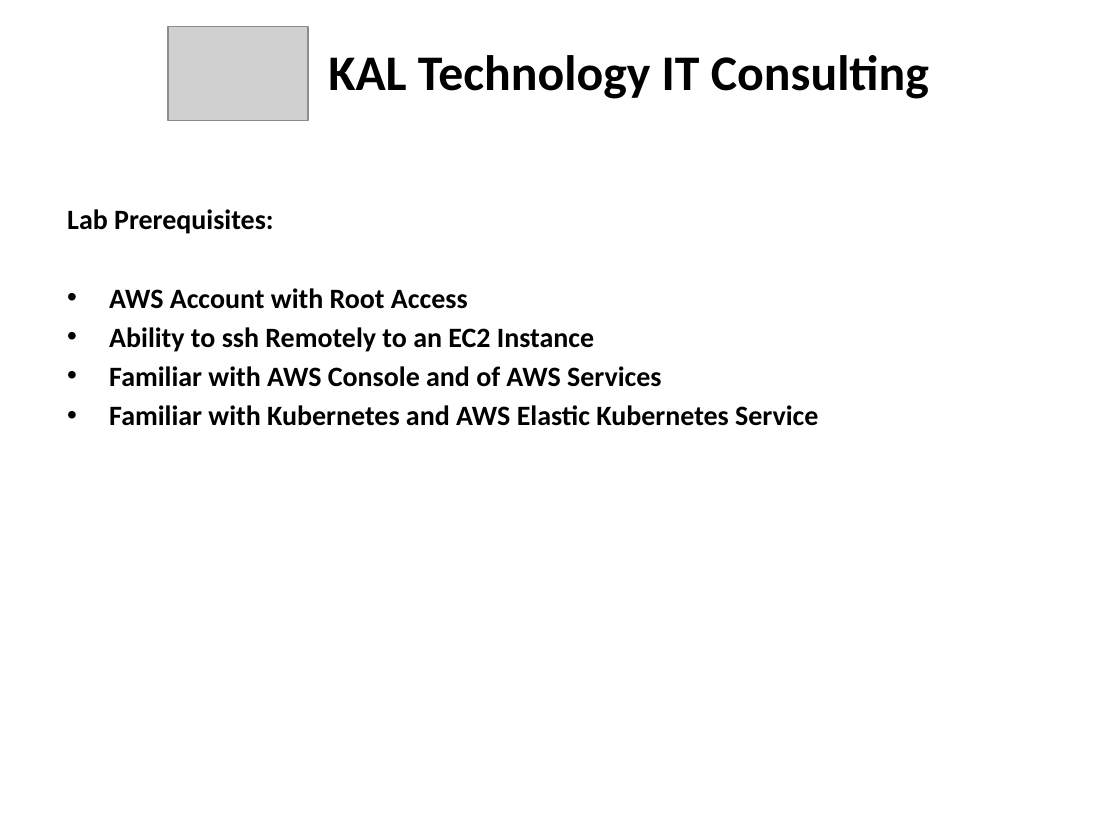
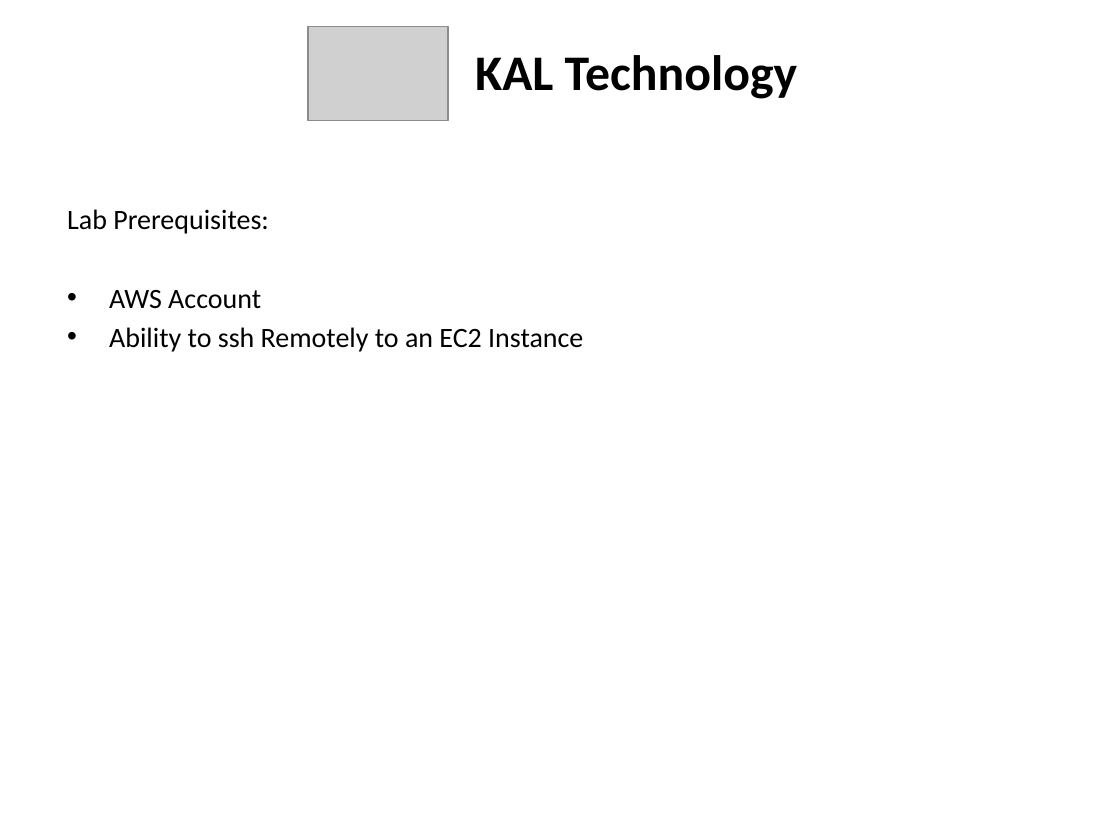
Before and after one commit to kskalvar/aws-eks-kubeflow-quickstart, a slide deck: slide 5 of slides/AWS EKS Kubeflow Quickstart.pptx (slide 2 before the commit). Drawn at 1120x840 pixels with LibreOffice and Linux fonts; fonts in the diff are those of the drawing; grey boxes stand for pictures. Boxes give left, top, right and bottom in pixels: in the first picture for what was removed or moved away, otherwise in the second. Text is boxed around its words. In the diff, an @@ line names an element or a change of style, - is before the commit and + after.

```diff
--- a/slides/AWS EKS Kubeflow Quickstart.pptx
+++ b/slides/AWS EKS Kubeflow Quickstart.pptx
@@ picture: place and size @@
-picture at (168,27,308,120)
+picture at (308,27,448,120)
@@ text at (475,55,798,99): text changed @@
-KAL Technology IT Consulting
+KAL Technology
@@ text at (67,209,583,352): bold off in "Lab Prerequisites:", "Ability to ssh Remotely to an EC2 ..." @@
@@ text at (109,290,261,309): text changed; bold off @@
-• AWS Account with Root Access
+• AWS Account
@@ text at (109,366,818,426): paragraphs removed @@
-• Familiar with AWS Console and of AWS Services
-• Familiar with Kubernetes and AWS Elastic Kubernetes Service
```
Also in this commit, not shown: 2 other slides changed, 4 slides added.
